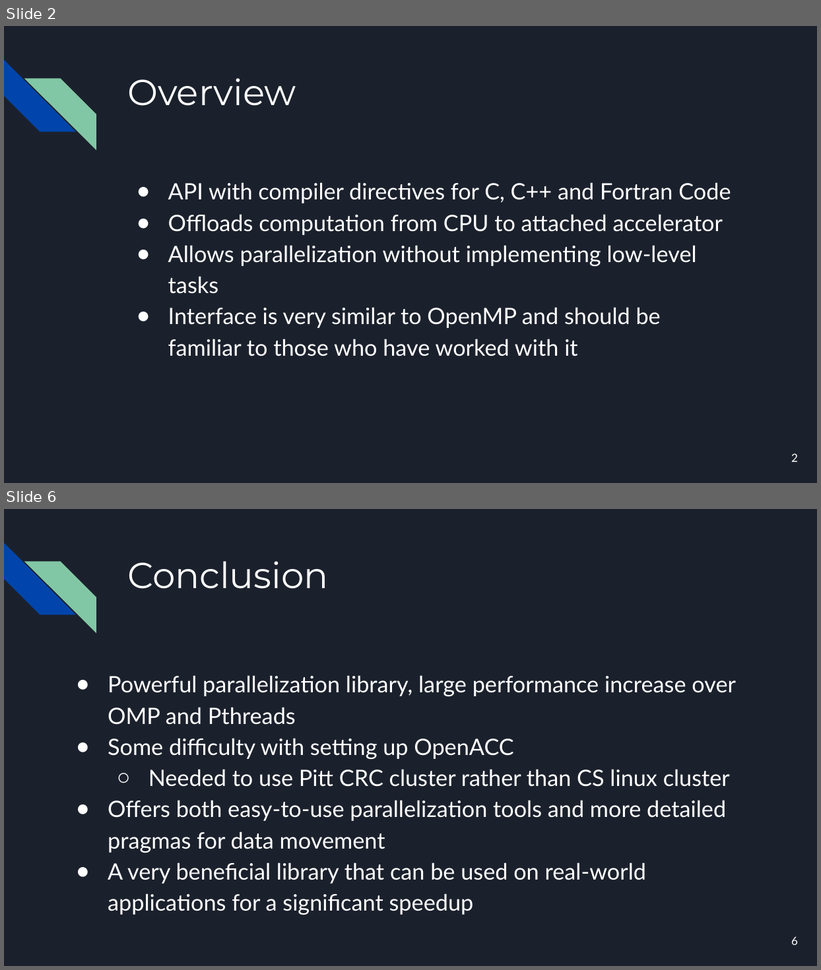
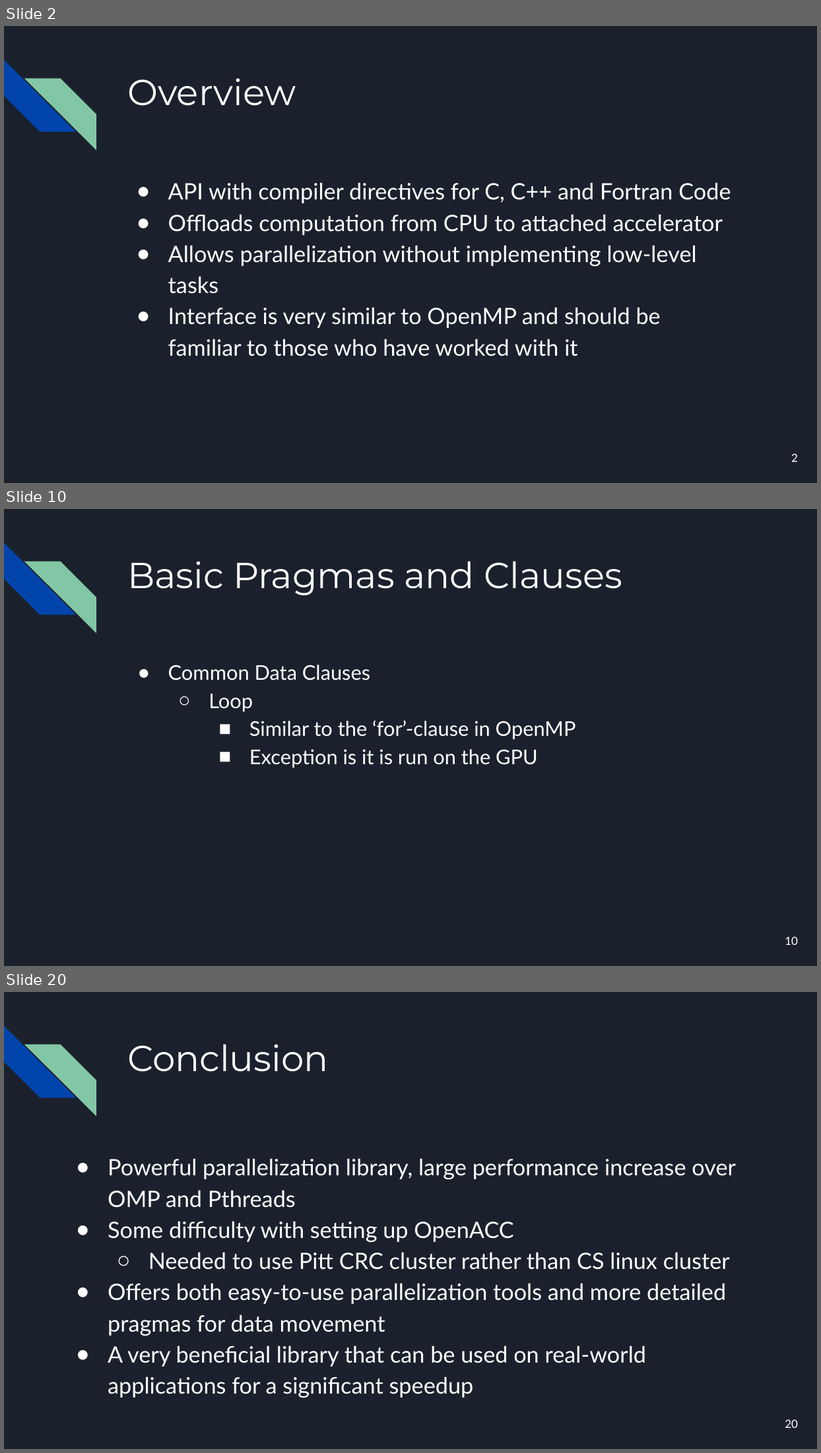
Before and after one commit to Jack-Ansley/1645Project, a slide deck: project.pptx. Shown one above the other, each under a label of ours: slides 2 and 6 before the commit, slides 2, 10 and 20 after it; the slides between them are not shown. The pictures are 821x970 and 821x1453 pixels, drawn with LibreOffice and Linux fonts; fonts in the diff are those of the drawing. Boxes give left, top, right and bottom in pixels: in the first picture for what was removed or moved away, otherwise in the second. Text is boxed around its words. In the diff, an @@ line names an element or a change of style, - is before the commit and + after.

```diff
--- a/project.pptx
+++ b/project.pptx
@@ slide 10 added at (x1=4, y1=509, x2=817, y2=966), background #1B212C; not listed: 2 template elements that a slide beside it also shows @@
@@ title added at (x1=127, y1=561, x2=622, y2=595), 32 pt, text #FFFFFF @@
+Basic Pragmas and Clauses
@@ text added at (x1=168, y1=665, x2=576, y2=768), 18 pt, text #FFFFFF @@
+● Common Data Clauses
+  ○ Loop
+    ■ Similar to the ‘for’-clause in OpenMP
+    ■ Exception is it is run on the GPU
@@ page number added at (x1=785, y1=937, x2=798, y2=945), 10 pt, text #FFFFFF @@
+10
@@ what was slide 6 is now slide 20 @@
@@ page number at (x1=785, y1=1420, x2=798, y2=1428): text changed @@
-6
+20
```
Also in this commit, not shown: 3 slides changed, 13 other slides added.
